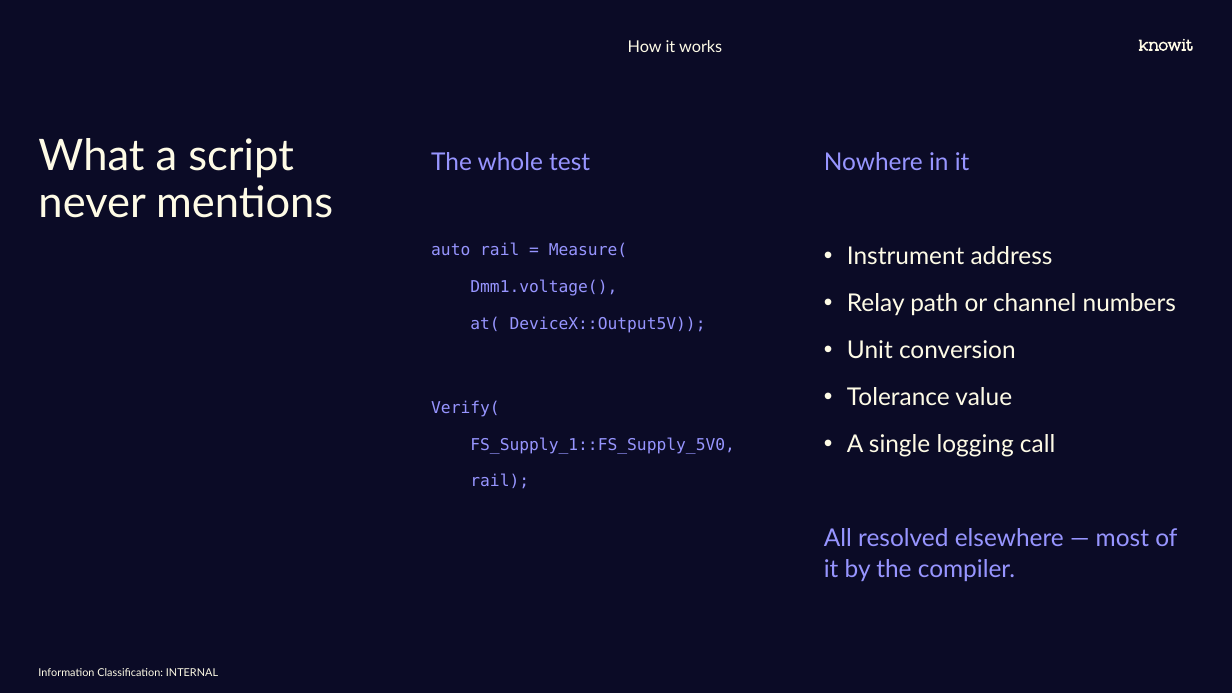
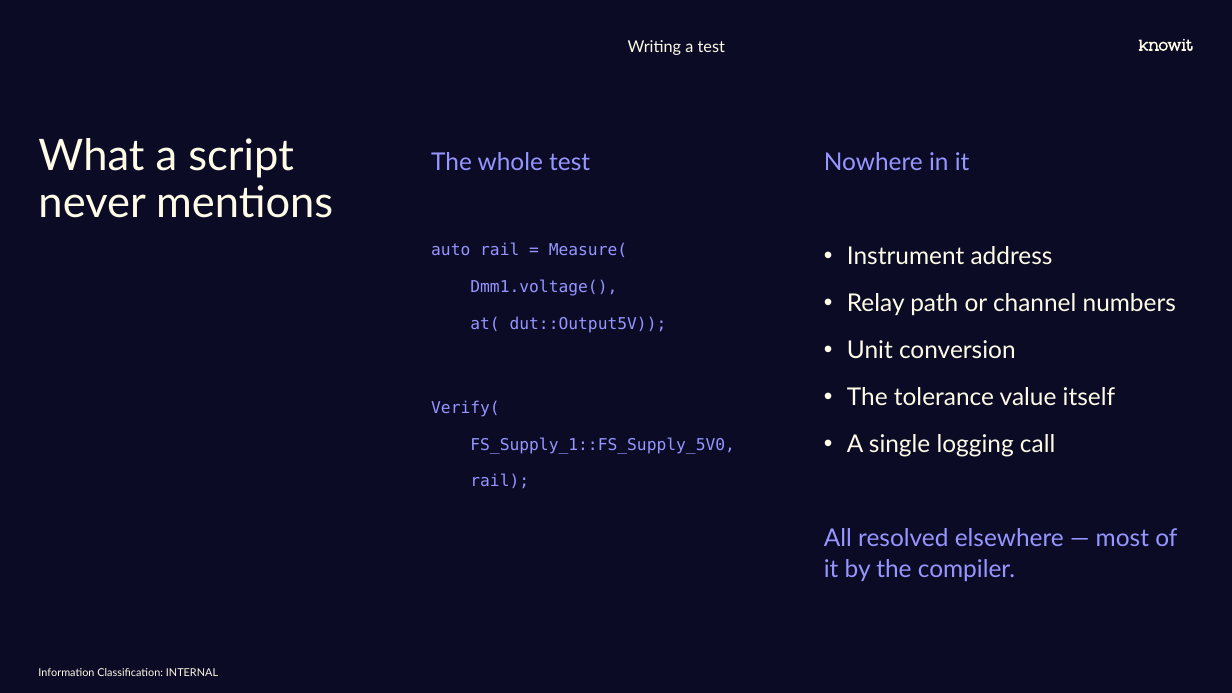
Before and after one commit to Rambrant/thorium, a slide deck: slide 7 of docs/Thorium.pptx (slide 6 before the commit). Drawn at 1232x693 pixels with LibreOffice and Linux fonts; fonts in the diff are those of the drawing; background and template pictures are left out. Boxes give left, top, right and bottom in pixels: in the first picture for what was removed or moved away, otherwise in the second. Text is boxed around its words. In the diff, an @@ line names an element or a change of style, - is before the commit and + after.

```diff
--- a/docs/Thorium.pptx
+++ b/docs/Thorium.pptx
@@ text at <box>628,40,725,55</box>: text changed @@
-How it works
+Writing a test
@@ text at <box>470,316,667,333</box>: text changed @@
-at( DeviceX::Output5V));
+at( dut::Output5V));
@@ text at <box>847,387,1115,405</box>: text changed @@
-• Tolerance value
+• The tolerance value itself
```
Also in this commit, not shown: 13 other slides changed, 9 slides added, 2 slides removed, 5 other files.
